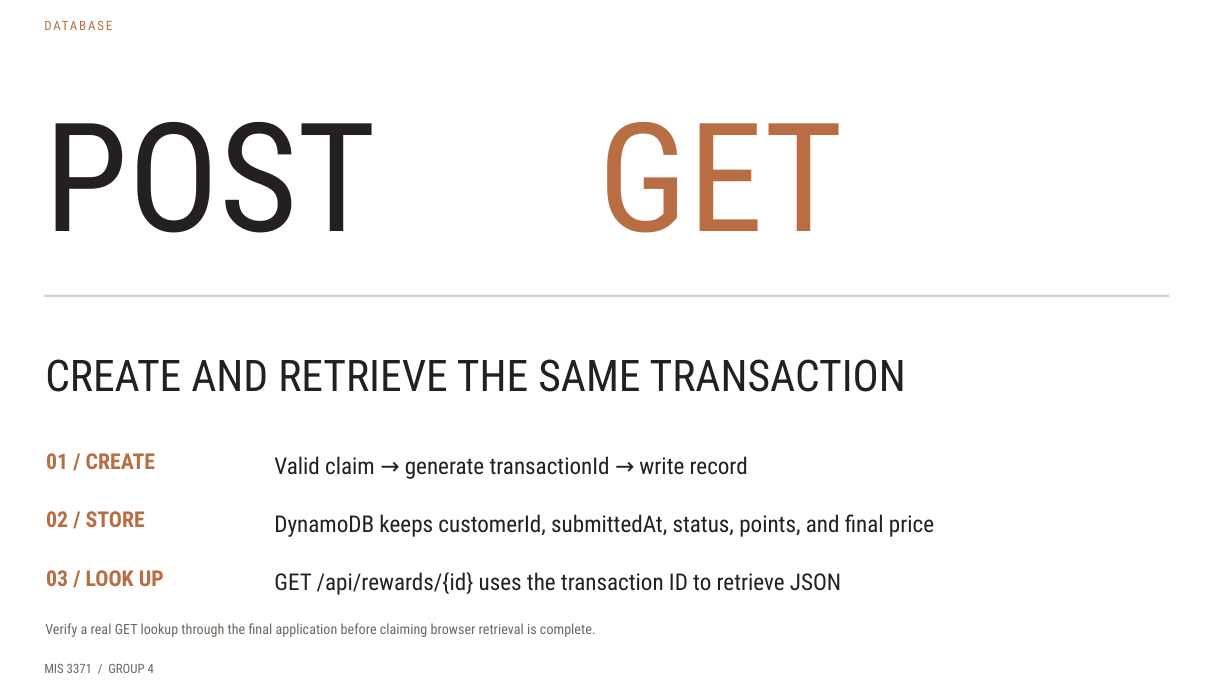
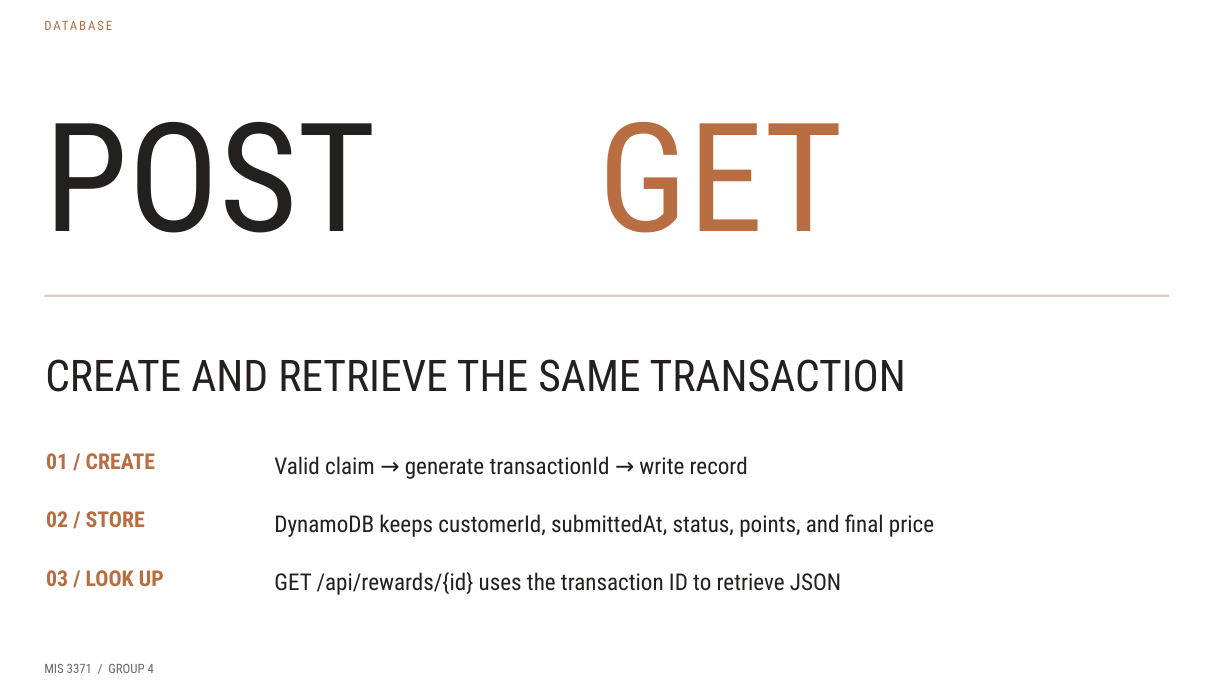
Before and after one commit to UH-MIS3371/MIS3371-Section10129-Group4, a slide deck: slide 11 of docs/Presentation PPT/BurgerShot_Presentation.pptx. Drawn at 1232x693 pixels with LibreOffice and Linux fonts; fonts in the diff are those of the drawing. Boxes give left, top, right and bottom in pixels: in the first picture for what was removed or moved away, otherwise in the second. Text is boxed around its words. In the diff, an @@ line names an element or a change of style, - is before the commit and + after.

```diff
--- a/docs/Presentation PPT/BurgerShot_Presentation.pptx
+++ b/docs/Presentation PPT/BurgerShot_Presentation.pptx
@@ text removed at (x1=45, y1=623, x2=596, y2=637) @@
-Verify a real GET lookup through the final application before claiming browser retrieval is complete.
```
Also in this commit, not shown: 6 other slides changed.
